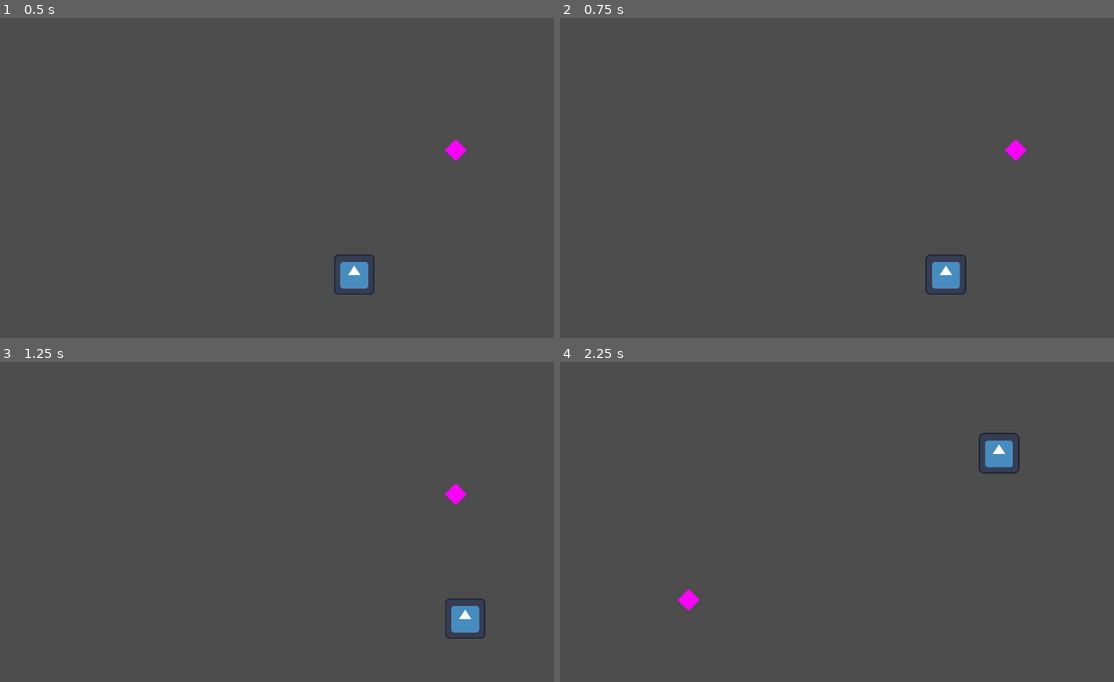
Above: before the commit, frames 1-4 (two rows, left to right).
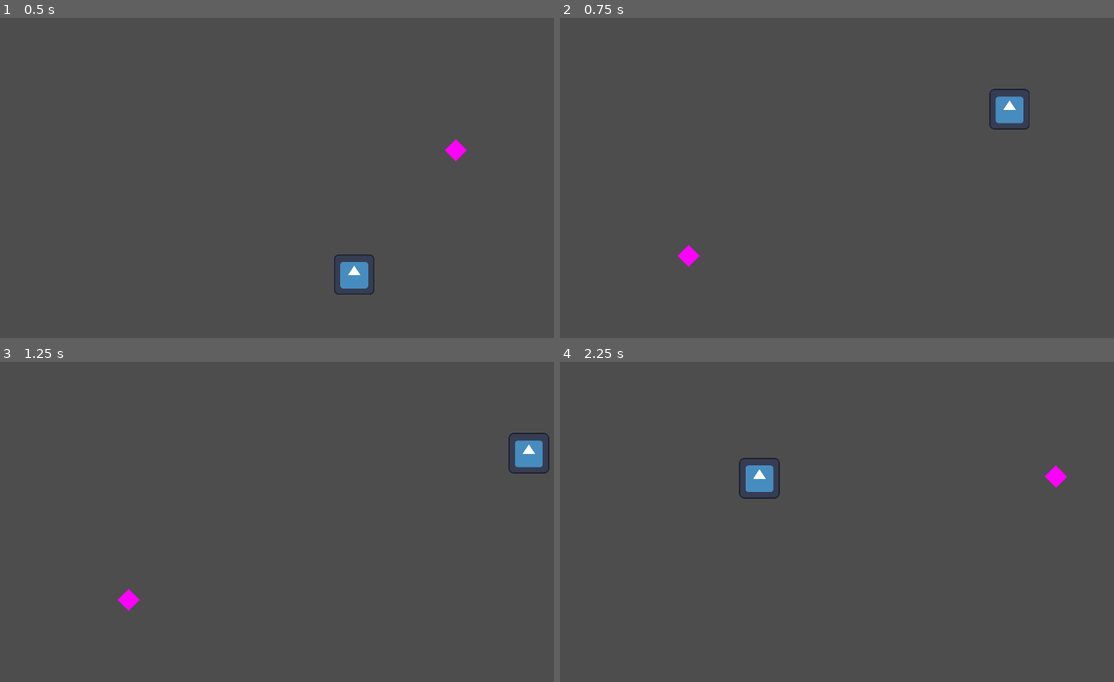
Above: after the commit, the same moments.

Repository: stokatyan/godot-ai
Game: Godot game, scene res://TestGame/PickupCoinGame.tscn
The game is run twice, just before and just after one commit, with the same random seed, the same clock (stepped at 60 frames per second) and the same inputs. The engine's default icon, where the game draws it, is replaced by a stand-in: a white triangle on a blue panel in a dark square.
Inputs:
- Up to frame 1 (0.5 s): no input
- Up to frame 2 (0.75 s): tap Enter at 0.5 s; hold D from 0.53 s (still down); hold Enter from 0.53 s (still down)
- Up to frame 3 (1.25 s): keep holding D; keep holding Enter
- Up to frame 4 (2.25 s): release D at 1.28 s; release Enter at 1.28 s; hold S 1.28-2.03 s; tap Enter at 1.35 s; hold D from 2.03 s (still down); hold Enter from 2.03 s (still down); tap N at 2.1 s

Frame 1 is identical in both runs. In frame 2, 1.4% of the frame differs, in the area x 21-85%, y 22-87%; in frame 3, 1.4%; in frame 4, 1.4%, in the area x 21-92%, y 22-78%.
Error after the commit: Cannot call method 'poll' on a null value. (res://AI/AIServerTCP.gd:40)

Commit message:
Add test option and reward based on delta score

Diff:
--- a/godot-ai-client/TestGame/PickupCoinGame.gd
+++ b/godot-ai-client/TestGame/PickupCoinGame.gd
@@ -9,6 +9,7 @@
 var move_speed = 500
 
 var _is_loop_training = false
+var _is_testing = false
 
 # Called when the node enters the scene tree for the first time.
 func _ready():
@@ -22,6 +23,13 @@
 	if key_input.echo or key_input.is_released():
 		return
 	match key_input.keycode:
+		KEY_ENTER:
+			if _is_loop_training or _is_testing:
+				return
+			_is_testing = true
+			var result = await _get_batch_from_playing_round(true)
+			_is_testing = false
+
 		KEY_N:
 			_new_game()
 		KEY_UP:
@@ -65,7 +73,8 @@
 	var result = _ai_tcp.attempt_connection_to_ai_server()
 	if !result:
 		return
-	_ai_tcp.init_agent(4, 1, 20, 40)
+	result = await _ai_tcp.init_agent(4, 1, 20, 40)
+	_ai_tcp.load_agent(1)
 
 func _new_game():
 	hero.position = Vector2(randf_range(-_map_size.x/2, _map_size.x/2), randf_range(-_map_size.y/2, _map_size.y/2))
@@ -88,6 +97,7 @@
 	_new_game()
 	var batch: Array[Replay] = []
 	var start_time = Time.get_ticks_msec()
+	var average_reward = 0
 
 	while Time.get_ticks_msec() - start_time < 1000.0:
 		var score_before = _get_score()
@@ -100,11 +110,17 @@
 		var state_ = _get_game_state()
 		var is_done = _is_game_complete()
 		var score_after = _get_score()
-		var replay = Replay.new(state, action, score_after, state_, is_done)
+		var reward = score_after - score_before
+		var replay = Replay.new(state, action, reward, state_, is_done)
 		batch.append(replay)
+		average_reward = score_after - score_before
 
 		if is_done:
 			break
+
+	average_reward /= float(batch.size())
+	if deterministic:
+		print("Average Reward: " + str(average_reward))
 
 	return batch
 
Not shown, changed: ai-server/ai_server.py
Not shown, changed: godot-ai-client/checkpoints/model-1.pt
